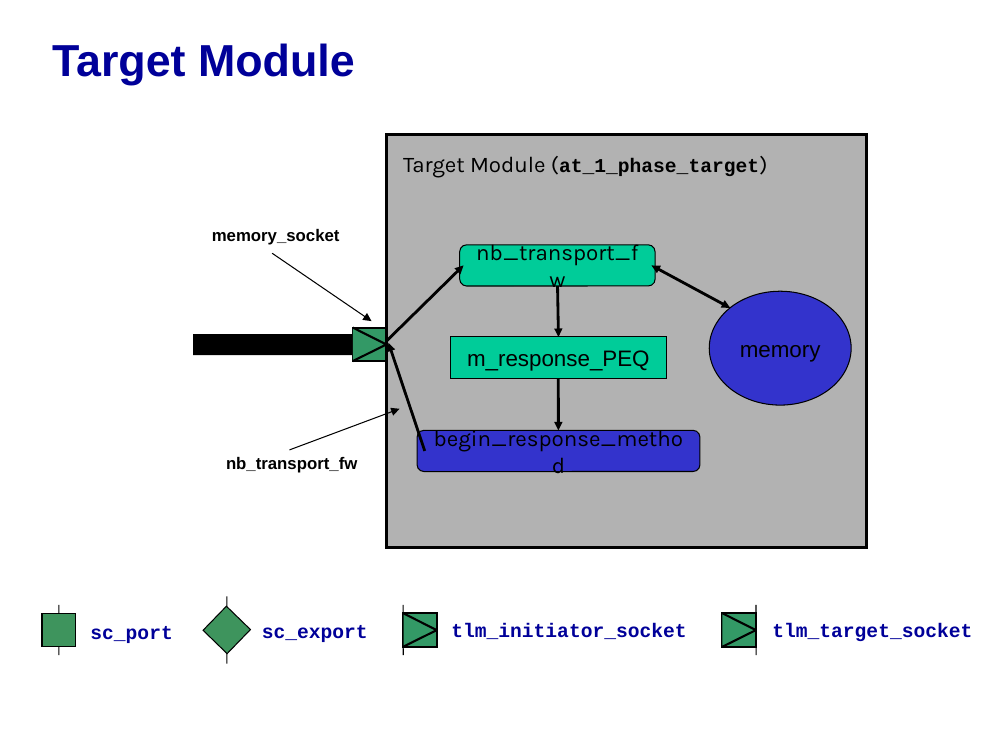
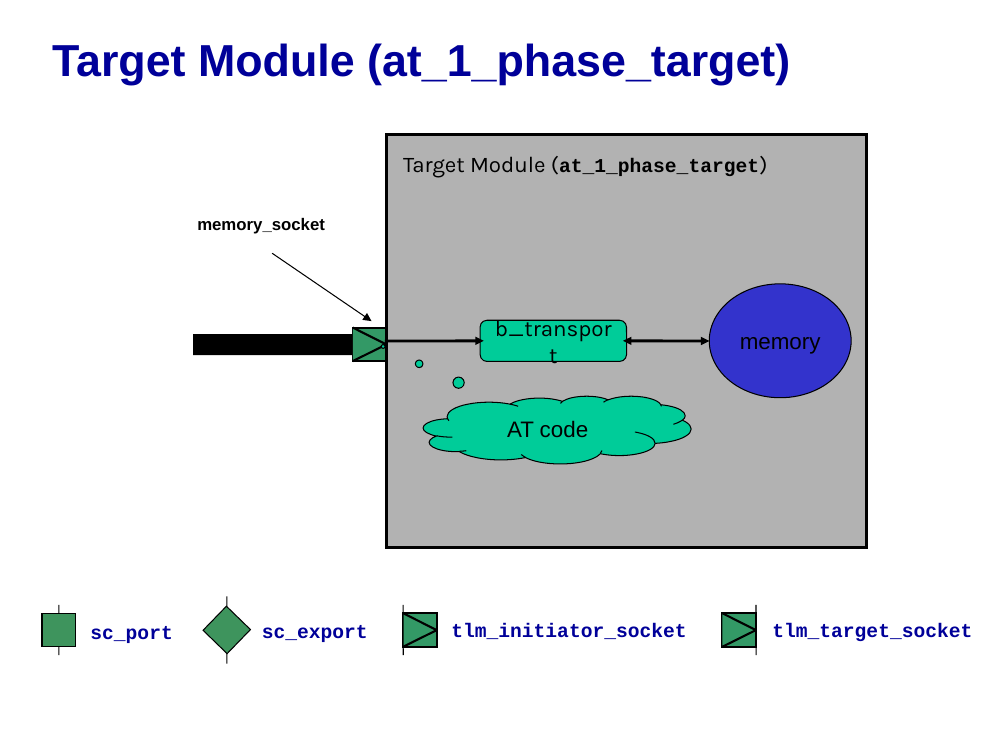
Before and after one commit to accellera-official/systemc, a slide deck: slide 10 of examples/tlm/lt/docs/lt_example.ppt (slide 9 before the commit). Drawn at 1008x756 pixels with LibreOffice and Linux fonts; fonts in the diff are those of the drawing; background and template pictures are left out. Boxes give left, top, right and bottom in pixels: in the first picture for what was removed or moved away, otherwise in the second. Text is boxed around its words. In the diff, an @@ line names an element or a change of style, - is before the commit and + after.

```diff
--- a/examples/tlm/lt/docs/lt_example.ppt
+++ b/examples/tlm/lt/docs/lt_example.ppt
@@ title at (52,43,790,85): text changed @@
-Target Module
+Target Module (at_1_phase_target)
@@ text "memory_socket": place and size @@
-text "memory_socket" at (212,229,340,245)
+text "memory_socket" at (197,218,325,234)
@@ arrow removed from (557, 286) to (558, 337) @@
@@ ellipse "memory": place and size @@
-ellipse "memory" at (710,291,852,405)
+ellipse "memory" at (710,284,852,398)
@@ rounded rectangle "b_transport": place and size @@
-rounded rectangle "b_transport" at (460,245,655,286)
+rounded rectangle "b_transport" at (480,321,626,362)
@@ text in rounded rectangle at (495,315,612,342): text changed @@
-nb_transport_fw
+b_transport
@@ arrow moved from (386, 341) - (464, 265) to (385, 341) - (484, 341) @@
@@ arrow removed from (424, 451) to (388, 343) @@
@@ rectangle removed at (451,337,667,379) @@
-m_response_PEQ
@@ double arrow moved from (651, 265) - (730, 307) to (623, 341) - (710, 341) @@
@@ arrow removed from (558, 379) to (558, 430) @@
@@ arrow removed from (289, 450) to (399, 409) @@
@@ thought cloud added at (423,396,691,464), fill #00CC99, outline #000000 0.74 pt, 16 pt, text #000000 @@
+AT code
@@ rounded rectangle removed at (417,430,701,472) @@
-begin_response_method
@@ text removed at (226,457,357,473) @@
-nb_transport_fw
```
Also in this commit, not shown: 7 other slides changed, 3 slides added, 2 slides removed, 3 other files.
